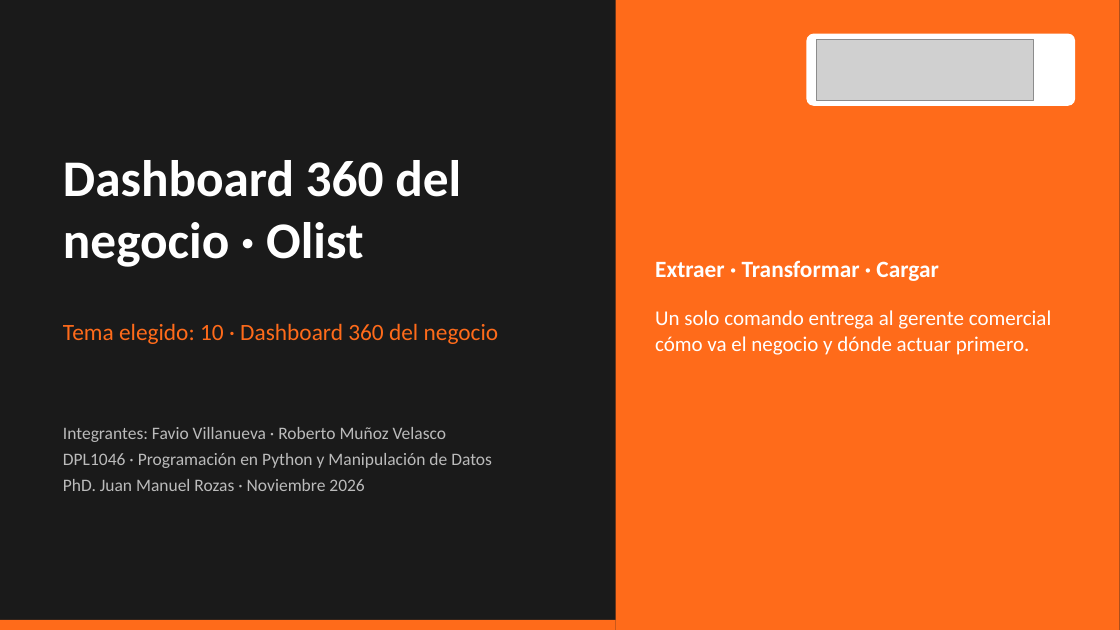
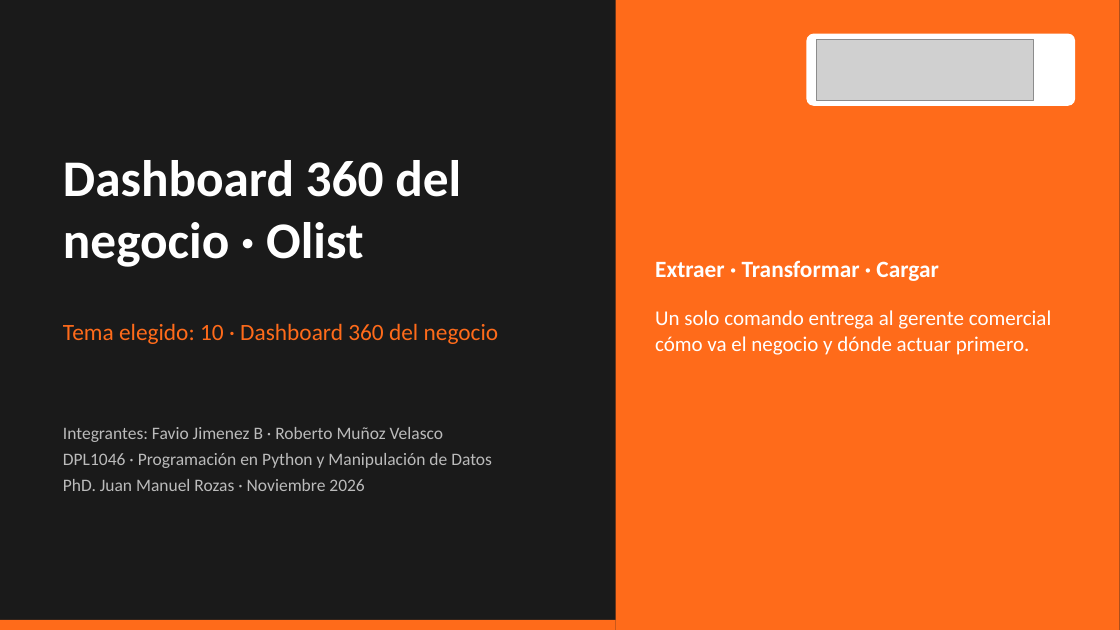
Before and after one commit to Favio-Richar/ProyectoDiplomadoPython, a slide deck: slide 1 of Dashboard360_presentacion.pptx. Drawn at 1120x630 pixels with LibreOffice and Linux fonts; fonts in the diff are those of the drawing; grey boxes stand for pictures. Boxes give left, top, right and bottom in pixels: in the first picture for what was removed or moved away, otherwise in the second. Text is boxed around its words. In the diff, an @@ line names an element or a change of style, - is before the commit and + after.

```diff
--- a/Dashboard360_presentacion.pptx
+++ b/Dashboard360_presentacion.pptx
@@ text at [63,427,443,442]: text changed @@
-Integrantes: Favio Villanueva · Roberto Muñoz Velasco
+Integrantes: Favio Jimenez B · Roberto Muñoz Velasco
```
Also in this commit, not shown: 8 other slides changed, 1 slide added.
